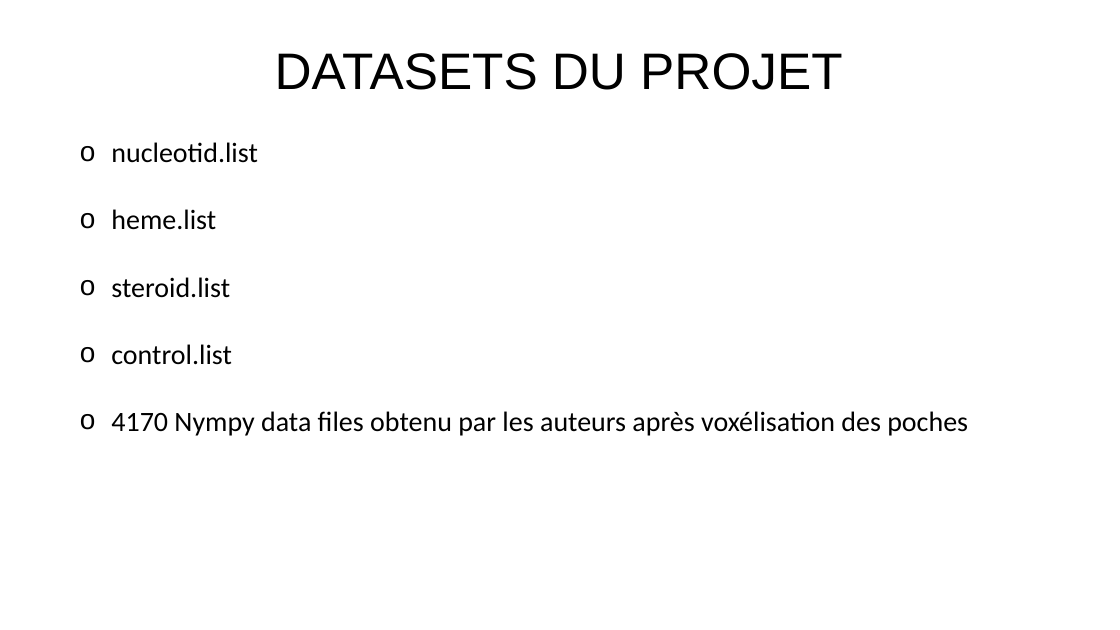
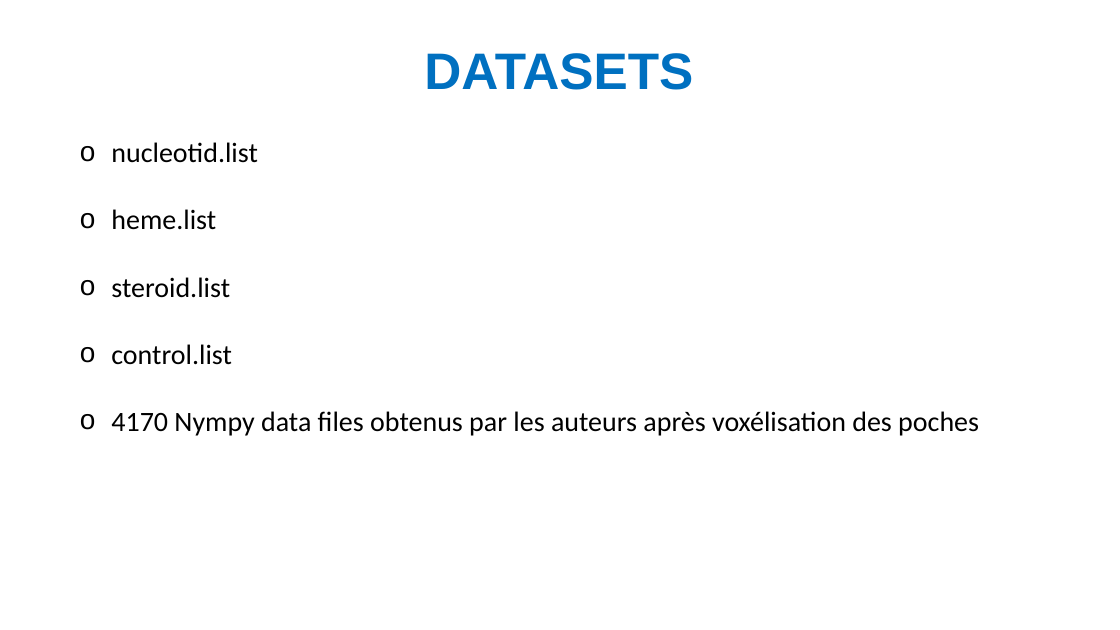
Before and after one commit to juugeebee/Projet_DL_M2, a slide deck: slide 3 of PresentationDL_JGorse.pptx. Drawn at 1120x630 pixels with LibreOffice and Linux fonts; fonts in the diff are those of the drawing. Boxes give left, top, right and bottom in pixels: in the first picture for what was removed or moved away, otherwise in the second. Text is boxed around its words. In the diff, an @@ line names an element or a change of style, - is before the commit and + after.

```diff
--- a/PresentationDL_JGorse.pptx
+++ b/PresentationDL_JGorse.pptx
@@ text at <box>424,53,693,90</box>: text changed; text colour #000000 to #0070C0; bold on @@
-DATASETS DU PROJET
+DATASETS
@@ text at <box>111,411,979,436</box>: text changed @@
-o 4170 Nympy data files obtenu par les auteurs après voxélisation des poches
+o 4170 Nympy data files obtenus par les auteurs après voxélisation des poches
```
Also in this commit, not shown: 10 other slides changed.
